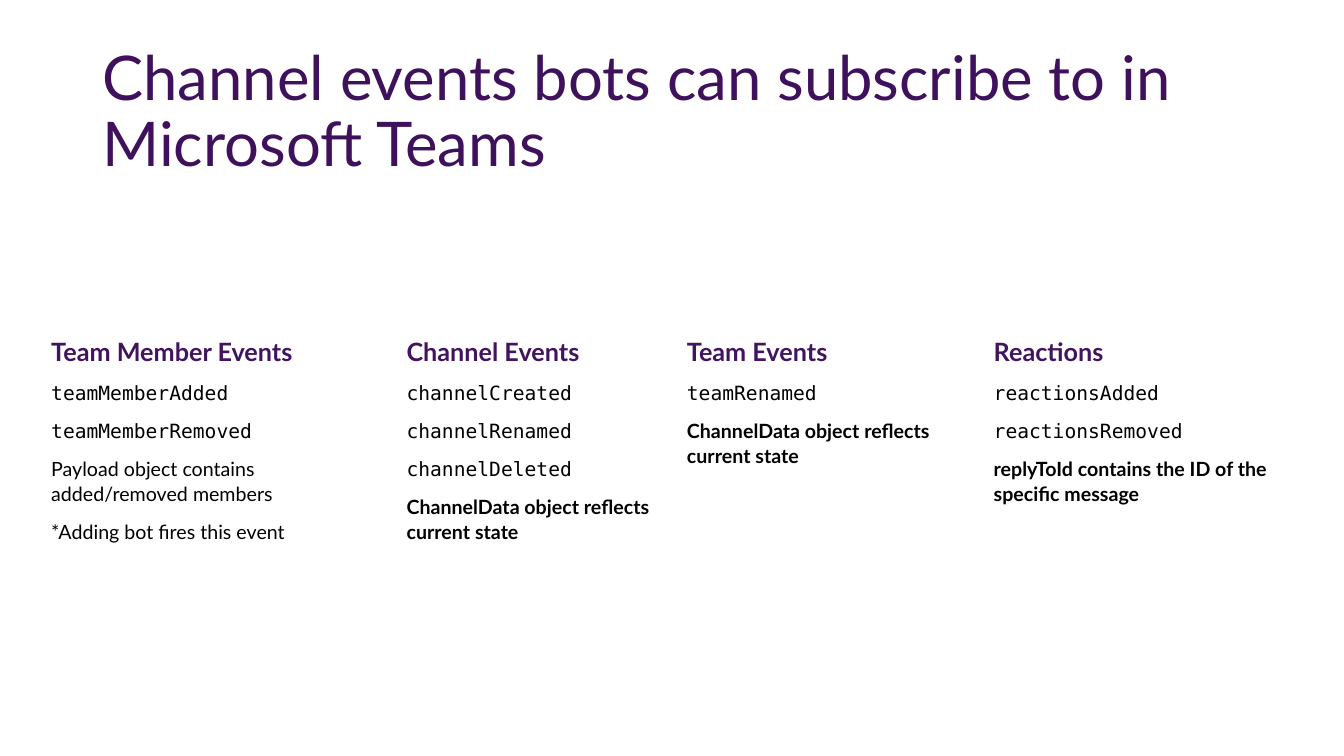
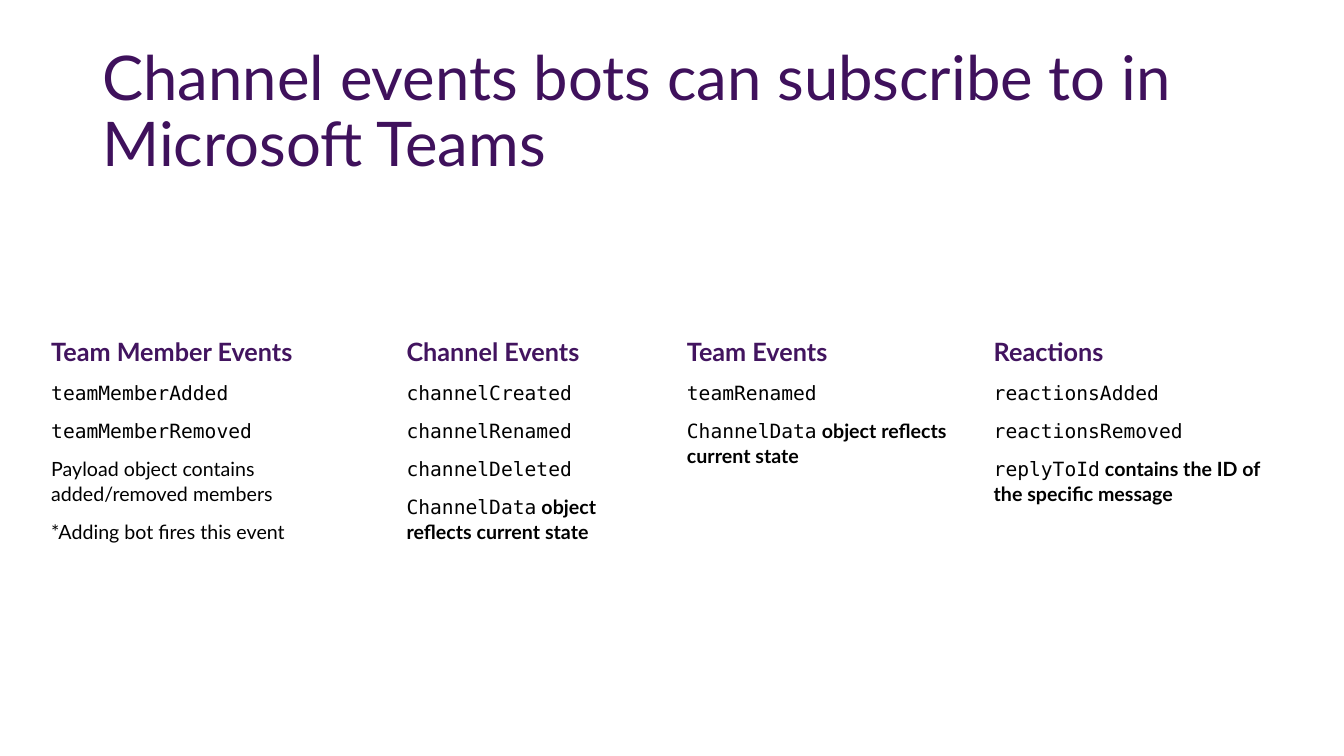
Before and after one commit to OfficeDev/TrainingContent, a slide deck: slide 25 of Teams/40 Conversational Bots/slides.pptx. Drawn at 1344x756 pixels with LibreOffice and Linux fonts; fonts in the diff are those of the drawing; background and template pictures are left out. Boxes give left, top, right and bottom in pixels: in the first picture for what was removed or moved away, otherwise in the second. Text is boxed around its words. In the diff, an @@ line names an element or a change of style, - is before the commit and + after.

```diff
--- a/Teams/40 Conversational Bots/slides.pptx
+++ b/Teams/40 Conversational Bots/slides.pptx
@@ text at [687, 423, 946, 463]: font Lato to DejaVu Sans Mono, bold off in "ChannelData" @@
@@ text at [994, 461, 1260, 505]: font Lato to DejaVu Sans Mono, bold off in "replyToId" @@
@@ text at [407, 499, 596, 539]: font Lato to DejaVu Sans Mono, bold off in "ChannelData" @@
```
Also in this commit, not shown: 9 other slides changed, 38 other files.
